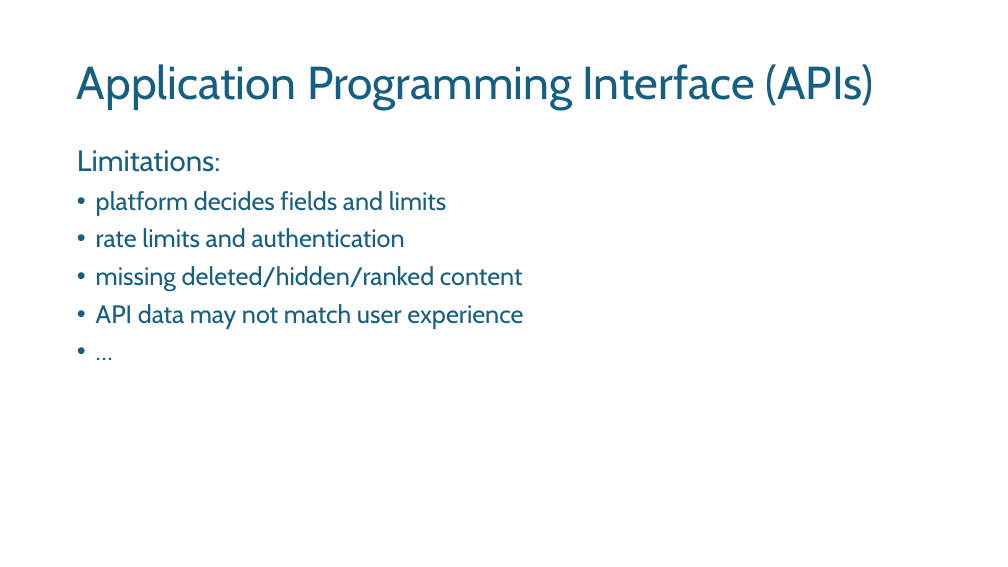
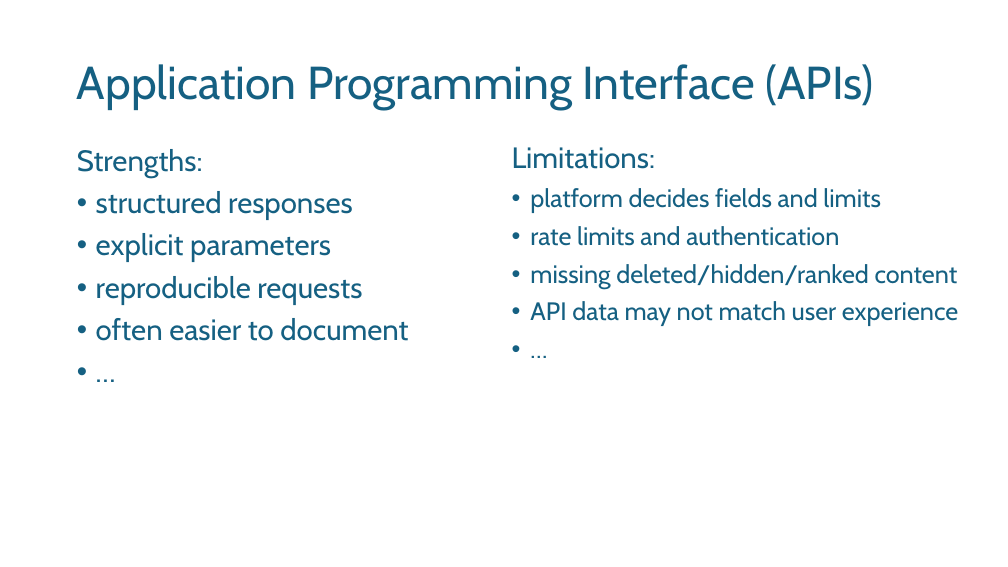
Before and after one commit to noellelebe/methodsNET_vlop-course-materials, a slide deck: slide 17 of slides/day1_intro.pptx (slide 21 before the commit). Drawn at 1008x567 pixels with LibreOffice and Linux fonts; fonts in the diff are those of the drawing; background and template pictures are left out. Boxes give left, top, right and bottom in pixels: in the first picture for what was removed or moved away, otherwise in the second. Text is boxed around its words. In the diff, an @@ line names an element or a change of style, - is before the commit and + after.

```diff
--- a/slides/day1_intro.pptx
+++ b/slides/day1_intro.pptx
@@ text added at box(77, 149, 408, 341), 28 pt, text #156082 @@
+Strengths:
+• structured responses
+• explicit parameters
+• reproducible requests
+• often easier to document
+• …
@@ text "Limitations:": place and size @@
-text "Limitations:" at box(77, 150, 523, 329)
+text "Limitations:" at box(512, 147, 958, 326)
```
Also in this commit, not shown: 12 other slides changed, 8 slides added, 12 slides removed, 48 other files.
